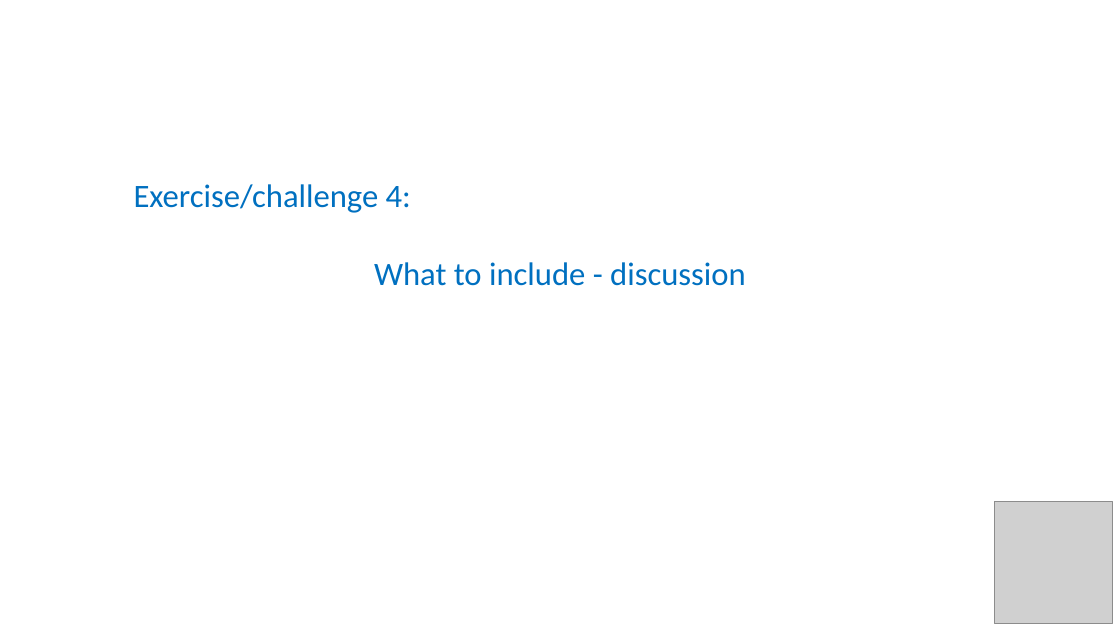
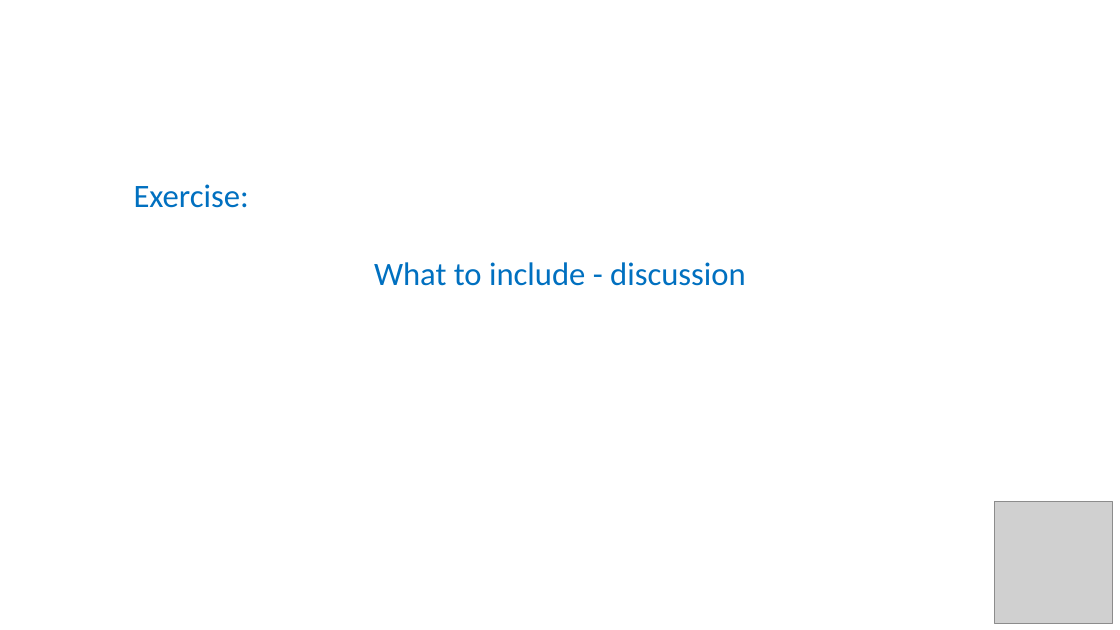
Before and after one commit to tobyhodges/solid-waddle, a slide deck: slide 14 of instructors/04-intro-to-metadata.pptx (slide 11 before the commit). Drawn at 1120x630 pixels with LibreOffice and Linux fonts; fonts in the diff are those of the drawing; grey boxes stand for pictures. Boxes give left, top, right and bottom in pixels: in the first picture for what was removed or moved away, otherwise in the second. Text is boxed around its words. In the diff, an @@ line names an element or a change of style, - is before the commit and + after.

```diff
--- a/instructors/04-intro-to-metadata.pptx
+++ b/instructors/04-intro-to-metadata.pptx
@@ text at (134,184,249,208): text changed @@
-Exercise/challenge 4:
+Exercise:
```
Also in this commit, not shown: 1 other slide changed, 6 slides added, 3 slides removed, 2 other files.
